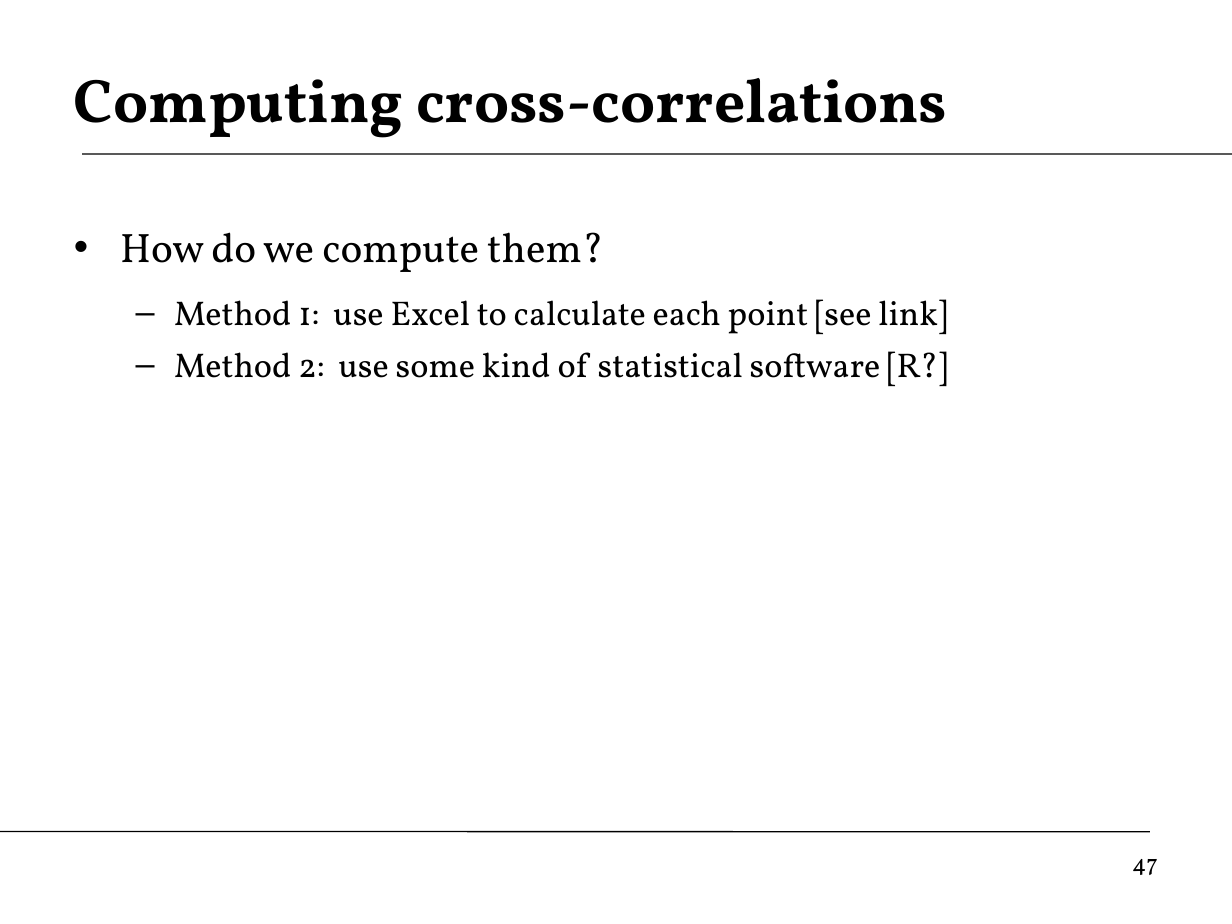
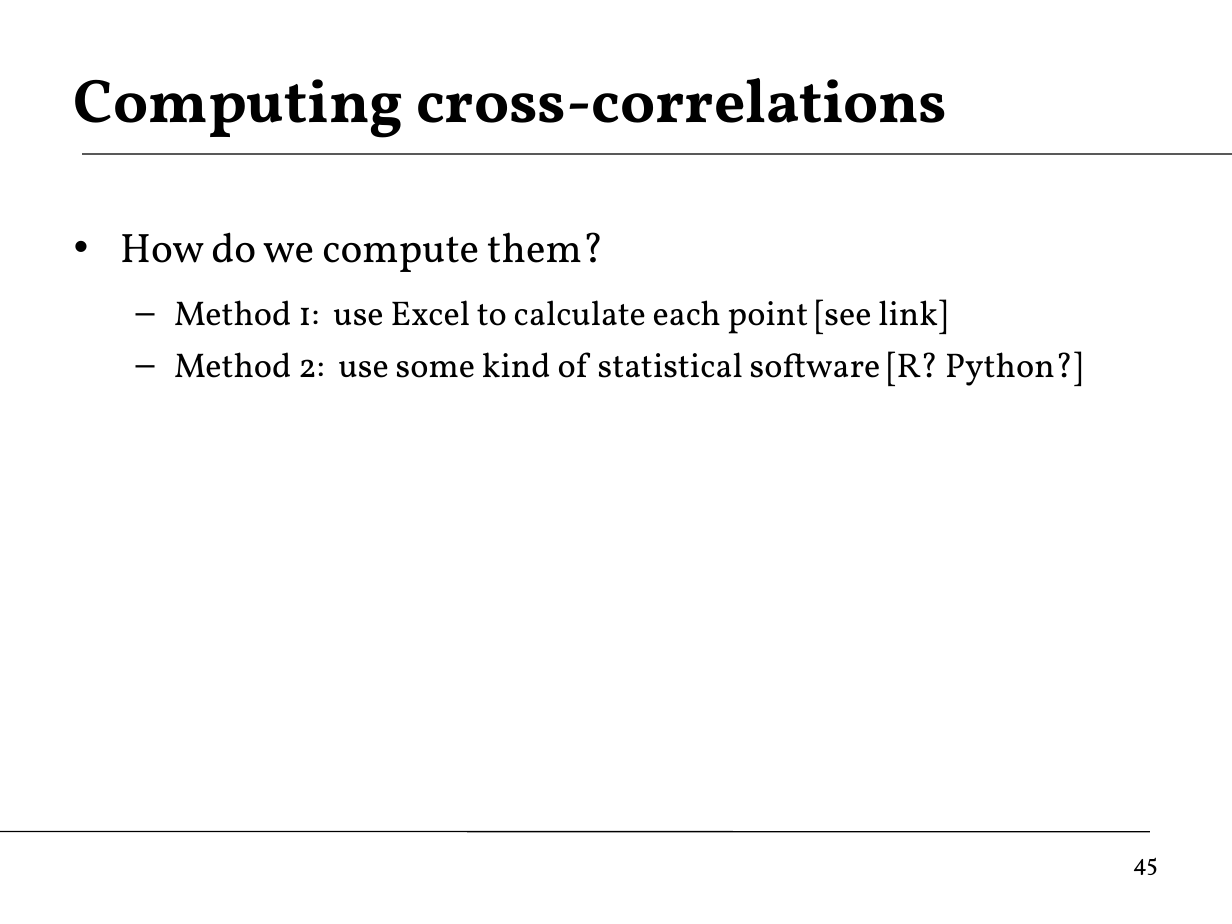
Before and after one commit to DaveBackus/Global_Economy, a slide deck: slide 45 of Slides/slides_indicators_inflation_f14.pptx (slide 47 before the commit). Drawn at 1232x924 pixels with LibreOffice and Linux fonts; fonts in the diff are those of the drawing. Boxes give left, top, right and bottom in pixels: in the first picture for what was removed or moved away, otherwise in the second. Text is boxed around its words. In the diff, an @@ line names an element or a change of style, - is before the commit and + after.

```diff
--- a/Slides/slides_indicators_inflation_f14.pptx
+++ b/Slides/slides_indicators_inflation_f14.pptx
@@ text at bbox=[174, 351, 1082, 387]: text changed @@
-  – Method 2: use some kind of statistical software [R?]
+  – Method 2: use some kind of statistical software [R? Python?]
@@ page number at bbox=[1133, 857, 1158, 875]: text changed @@
-47
+45
```
Also in this commit, not shown: 7 other slides changed, 2 slides added, 1 slide removed, 27 other files.
